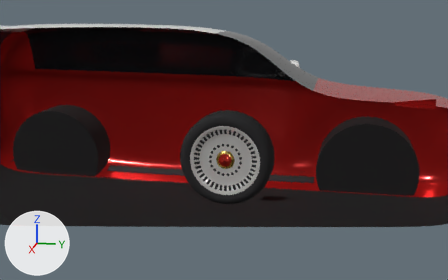
Before and after pictures for a commit that changed the glTF model godot/assets/cars/hatch_tern_gt.glb.
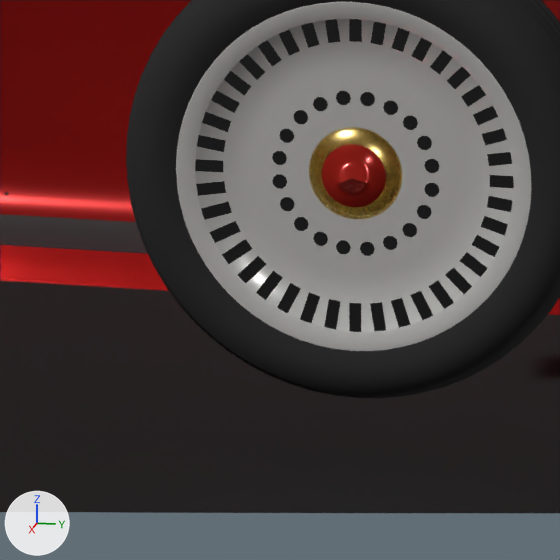
Each version is shown from a camera (50 mm lens) standing at (3.951, 0.767, 1.107) and looking at (-0.018, -0.026, 0.115), then close up on the part from 35% to 59% of the width and 45% to 84% of the height. Every picture has the same lights, and +X, +Y and +Z are marked at lower left. The older version's two pictures come first. Everything nearer to the camera than a plane just in front of the edit is cut away. Vertices at exactly the same position are counted once.

The first close-up shows 'body', 'details', 'wheel_rear'.
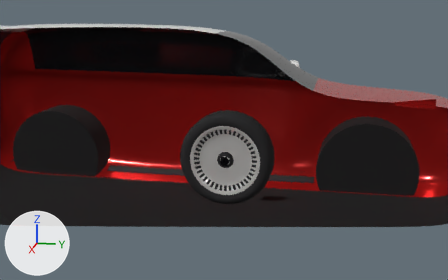
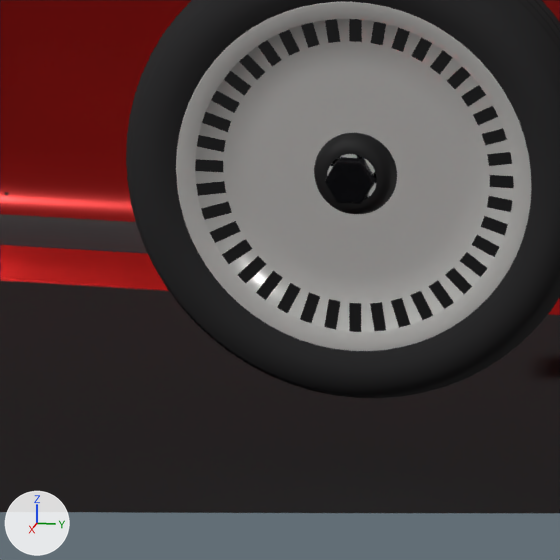
The change, as a diff of the scene's bpy script:
```diff
--- a/godot/assets/cars/hatch_tern_gt.glb.py
+++ b/godot/assets/cars/hatch_tern_gt.glb.py
@@ me_wheel_front @@
-me_wheel_front.from_pydata(...)  # 2806 vertices, 4004 faces; spans x -0.097..0.097, y -0.311..0.311, z -0.311..0.311
+me_wheel_front.from_pydata(...)  # 2689 vertices, 4056 faces; spans x -0.097..0.109, y -0.311..0.311, z -0.311..0.311
+# me_wheel_front part 1: the loose piece of 97 vertices spanning x 0.076..0.088, y -0.042..0.042, z -0.042..0.042 is rebuilt with 240 vertices and now spans x 0.063..0.088, y -0.055..0.055, z -0.055..0.055, in mat_fan_slot (black #19191b)
+# me_wheel_front part 2
+# 125 vertices are removed from x 0.063..0.075, y -0.063..0.063, z -0.063..0.063
+# 188 faces are deleted
+# 19 vertices move from x 0.063..0.069, y -0.06..0.036, z -0.058..0.042 to x 0.087..0.109, y -0.018..0.018, z -0.028..0.028
+# 59 vertices are added at x 0.087..0.109, y -0.032..0.032, z -0.028..0.028
+# 6 new vertices lie (0.016, 0.0, 0.0) away from vertices in x 0.09, y -0.032..0.032, z -0.003..0.003
+# 160 new faces join them, mat_gloss_black (black #19191d)
+# other edits to the shape of me_wheel_front do not show in these pictures
 me_wheel_front.materials.append(mat_tire)
@@ me_wheel_front @@
 me_wheel_front.materials.append(mat_fan_slot)
-me_wheel_front.materials.append(mat_gold)  # yellow #ebce81
-me_wheel_front.materials.append(mat_wheel_cap)  # red #c43027
+me_wheel_front.materials.append(mat_gloss_black)  # black #19191d
@@ me_wheel_rear @@
-me_wheel_rear.from_pydata(...)  # 2806 vertices, 4004 faces; spans x -0.097..0.097, y -0.311..0.311, z -0.311..0.311
+me_wheel_rear.from_pydata(...)  # 2689 vertices, 4056 faces; spans x -0.097..0.109, y -0.311..0.311, z -0.311..0.311
+# me_wheel_rear part 3: the loose piece of 97 vertices spanning x 0.076..0.088, y -0.042..0.042, z -0.042..0.042 is rebuilt with 240 vertices and now spans x 0.063..0.088, y -0.055..0.055, z -0.055..0.055, in mat_fan_slot (black #19191b)
+# me_wheel_rear part 4: 20 loose pieces with 200 vertices, spanning x 0.065, y -0.111..0.111, z -0.111..0.111, are deleted
+# me_wheel_rear part 5
+# 125 vertices are removed from x 0.063..0.075, y -0.063..0.063, z -0.063..0.063
+# 188 faces are deleted
+# 19 vertices move from x 0.063..0.069, y -0.06..0.036, z -0.058..0.042 to x 0.087..0.109, y -0.018..0.018, z -0.028..0.028
+# 59 vertices are added at x 0.087..0.109, y -0.032..0.032, z -0.028..0.028
+# 6 new vertices lie (0.016, 0.0, 0.0) away from vertices in x 0.09, y -0.032..0.032, z -0.003..0.003
+# 160 new faces join them, mat_gloss_black (black #19191d)
 me_wheel_rear.materials.append(mat_tire)
@@ me_wheel_rear @@
 me_wheel_rear.materials.append(mat_fan_slot)
-me_wheel_rear.materials.append(mat_gold)  # yellow #ebce81
-me_wheel_rear.materials.append(mat_wheel_cap)  # red #c43027
+me_wheel_rear.materials.append(mat_gloss_black)  # black #19191d
```

Location of each change, [x1, y1, x2, y2] in pixels of the close-ups (560 x 560 px; the box of a moved part takes in the faces that stretch with it):
part 1 of me_wheel_front, rebuilt (not visible before): after [314, 133, 397, 214]
part 2 of me_wheel_front, moved or reshaped (not visible before): after [325, 157, 376, 204]
part 3 of me_wheel_rear, rebuilt (not visible afterwards): before [322, 144, 386, 207]
part 4 of me_wheel_rear, deleted: before [272, 91, 440, 256]
part 5 of me_wheel_rear, moved or reshaped (not visible afterwards): before [309, 127, 402, 219]
